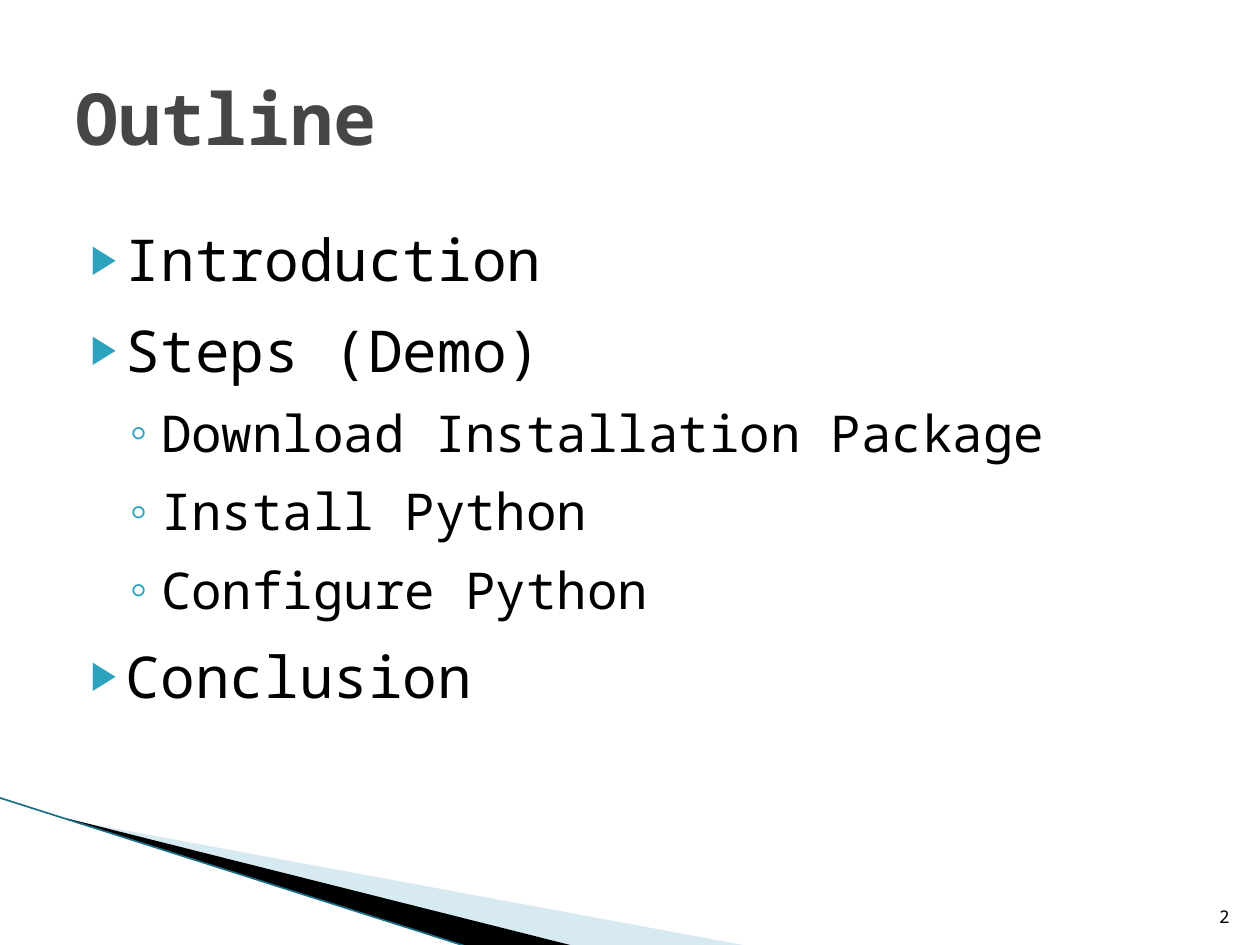
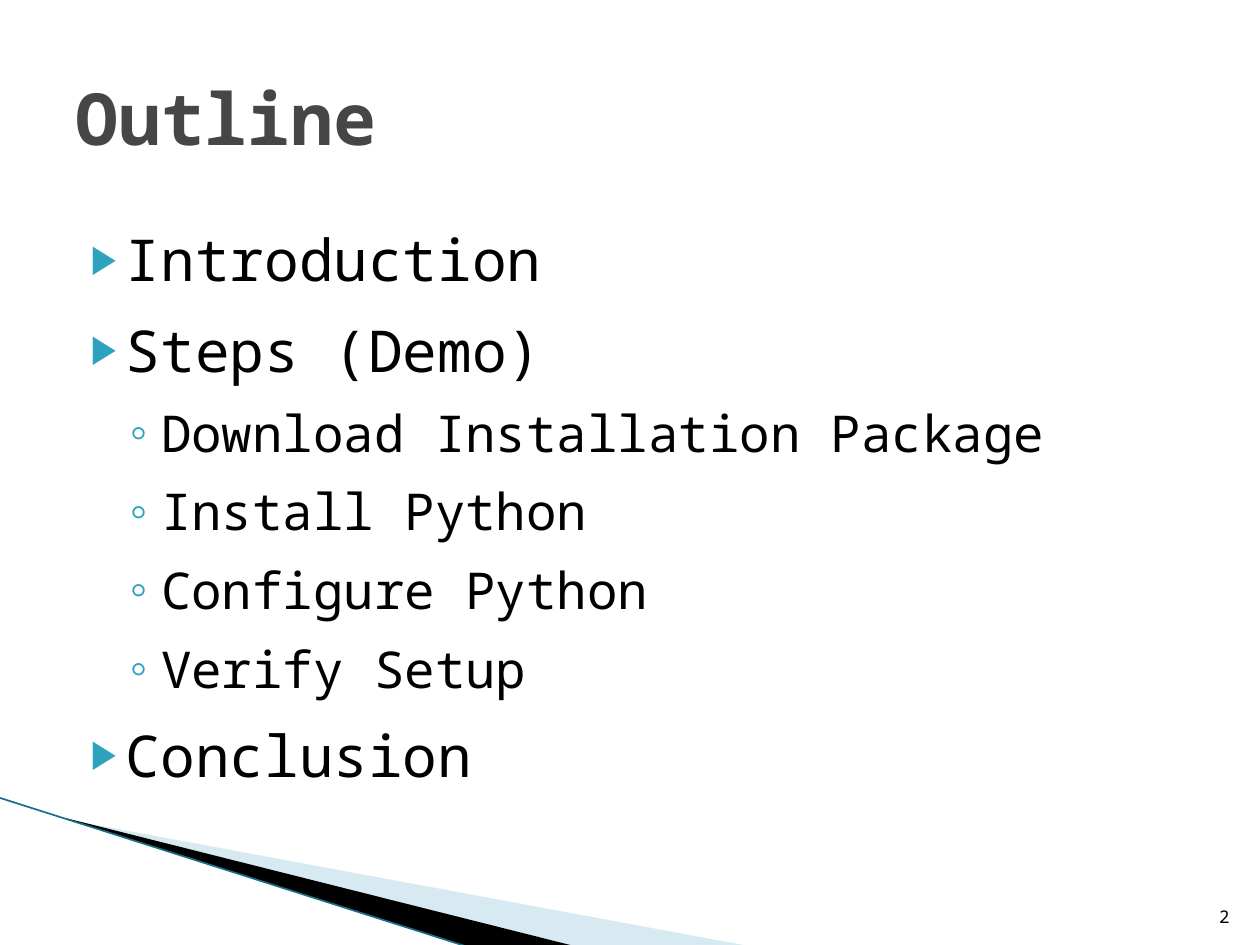
Before and after one commit to sss1/15221Proj, a slide deck: slide 2 of instructions/PYTHON/pres/Speaking Assignment (Instructions).pptx. Drawn at 1260x945 pixels with LibreOffice and Linux fonts; fonts in the diff are those of the drawing; background and template pictures are left out. Boxes give left, top, right and bottom in pixels: in the first picture for what was removed or moved away, otherwise in the second. Text is boxed around its words. In the diff, an @@ line names an element or a change of style, - is before the commit and + after.

```diff
--- a/instructions/PYTHON/pres/Speaking Assignment (Instructions).pptx
+++ b/instructions/PYTHON/pres/Speaking Assignment (Instructions).pptx
@@ text at [161,649,526,701]: paragraph added @@
+  ◦ Verify Setup
```
Also in this commit, not shown: 1 other slide changed, 1 slide added, 2 other files.
